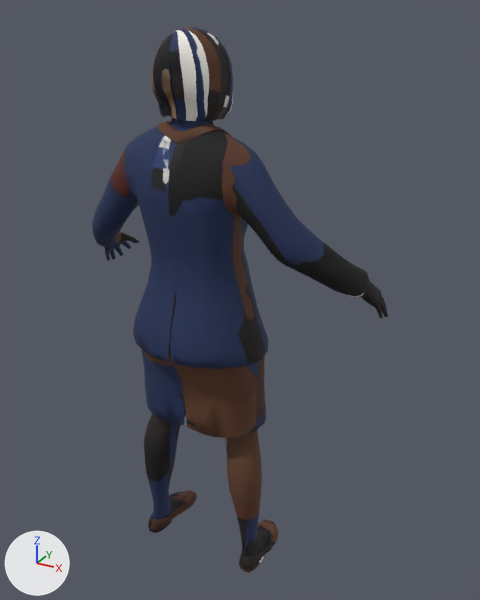
What one commit did to the glTF model public/models/humans/npc_woman_office_suit.glb.
Rendered twice from a 50 mm camera at (0.918, -1.402, 1.604) aimed at (0.067, 0.145, 0.83). The lights are fixed; the arrows at lower left show +X, +Y and +Z. The first picture is the older version. Vertices at exactly the same position are counted once.

Objects in the first picture: 'npc_woman_office_suit'.
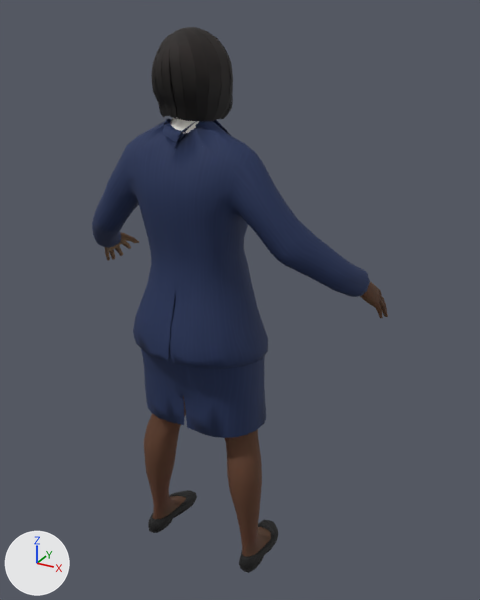
The change, as a list of edits to the scene's bpy script:
```text
Change me_npc_woman_office_suit:
    where me_npc_woman_office_suit.from_pydata(...)  # 5420 vertices, 9371 faces; spans x -0.48..0.48, y -0.13..0.29, z -0.01..1.56
    used by ob_npc_woman_office_suit; location = (0.0, 0.0, 0.0)
    me_npc_woman_office_suit part 1: 61 of 5420 vertices moved; they spanned x -0.11..0.1, y -0.05..0.08, z 1.3..1.35 and now span x -0.06..0.06, y -0.02..0.07, z 1.33..1.37; mean shift (-0.01, 0.01, 0.02); largest move (-0.11, 0.01, 1.32) -> (-0.06, 0.01, 1.35)
    me_npc_woman_office_suit part 2: texture (UV) coordinates of 8266 of 9371 faces, centred in x -0.48..0.48, y -0.13..0.29, z -0.01..1.56, changed; they spanned u 0.0..0.99, v 0.0..1.0 and now span u 0.0..1.0, v 0.0..1.0
```

Location of each change, (x1, y1, x2, y2) in pixels of the pictures (480 x 600 px; the box of a moved part takes in the faces that stretch with it):
'npc_woman_office_suit', reshaped, surface changed
    both: (92, 27, 388, 573)
part 1 of me_npc_woman_office_suit, moved or reshaped
    before: (135, 120, 231, 173)
    after: (135, 119, 231, 173)
part 2 of me_npc_woman_office_suit, surface changed
    both: (103, 27, 388, 573)
